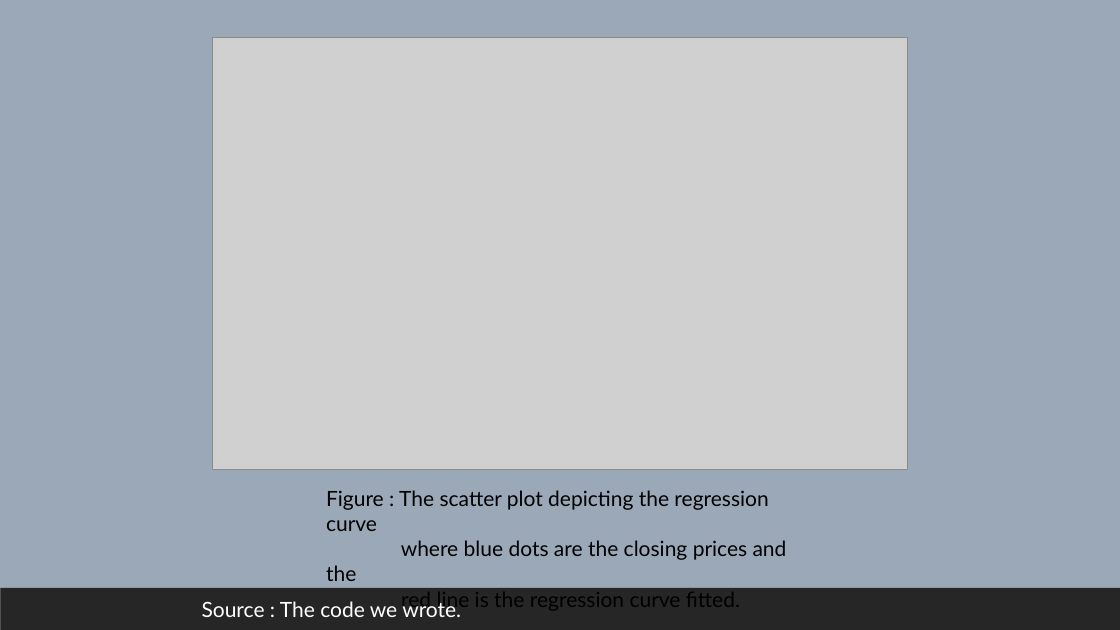
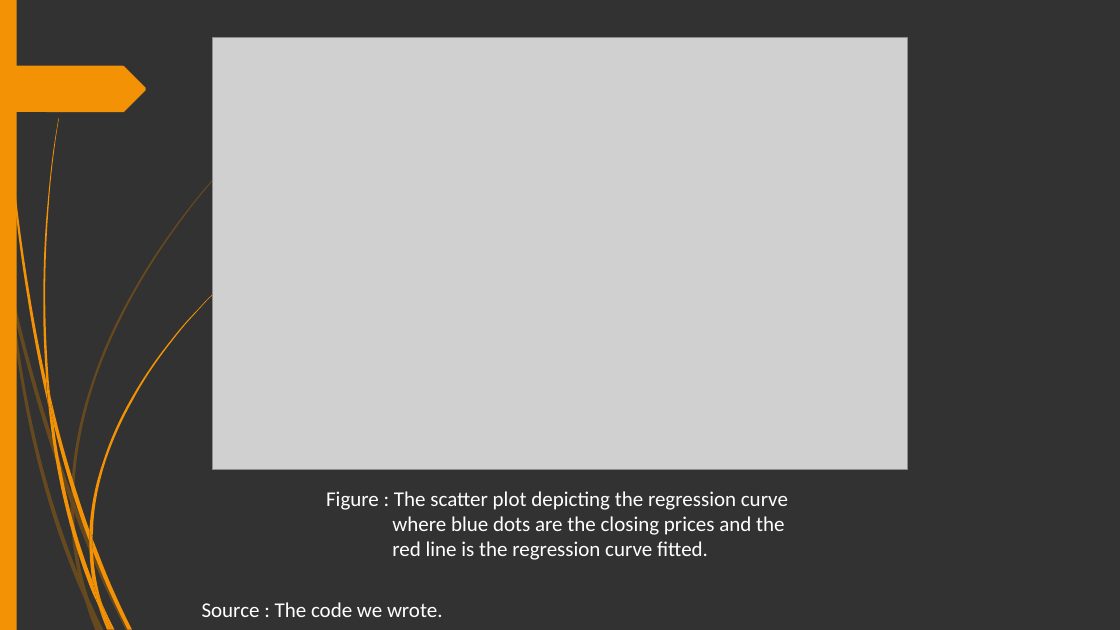
Before and after one commit to V4run-Sharma/IBM_DA_PROJECT, a slide deck: slide 10 of FINAL.pptx. Drawn at 1120x630 pixels with LibreOffice and Linux fonts; fonts in the diff are those of the drawing; grey boxes stand for pictures. Boxes give left, top, right and bottom in pixels: in the first picture for what was removed or moved away, otherwise in the second. Text is boxed around its words. In the diff, an @@ line names an element or a change of style, - is before the commit and + after.

```diff
--- a/FINAL.pptx
+++ b/FINAL.pptx
@@ background #9BA8B7 to #323232 @@
@@ rectangle added at [0, 0, 17, 630], fill #F29204 @@
@@ freeform shape added at [0, 66, 146, 112], fill #F29204 @@
@@ text "Figure : The scatter plot ..." at [326, 491, 788, 560]: font Lato to Calibri, text colour #000000 to #FFFFFF @@
@@ rectangle removed at [0, 588, 1120, 630] @@
@@ group added at [0, 129, 262, 630]: 10 freeform shapes @@
@@ group added at [3, 0, 218, 630]: 12 freeform shapes @@
@@ text "Source : The code we ..." at [202, 602, 443, 617]: font Lato to Calibri @@
```
Also in this commit, not shown: 12 other slides changed.
